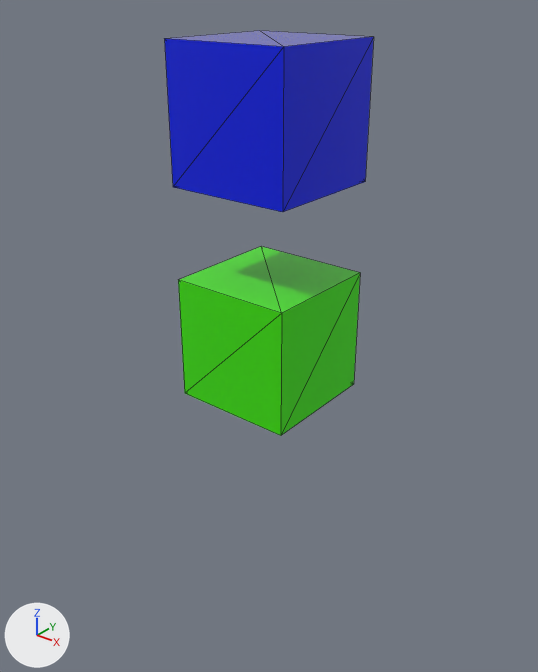
One commit to the OBJ model assets/meshes/Cube.001.obj: the scene before it, then after it.
Before and after are seen from a camera (50 mm lens) standing at (6.72, -4.62, 5.2) and looking at (-0.11, 3.92, -0.1). The axes (+X, +Y, +Z) are drawn at lower left. The lights are the same throughout. Mesh edges are drawn as thin lines. Where no turn or scale is listed for an object, it has been applied to the vertices.
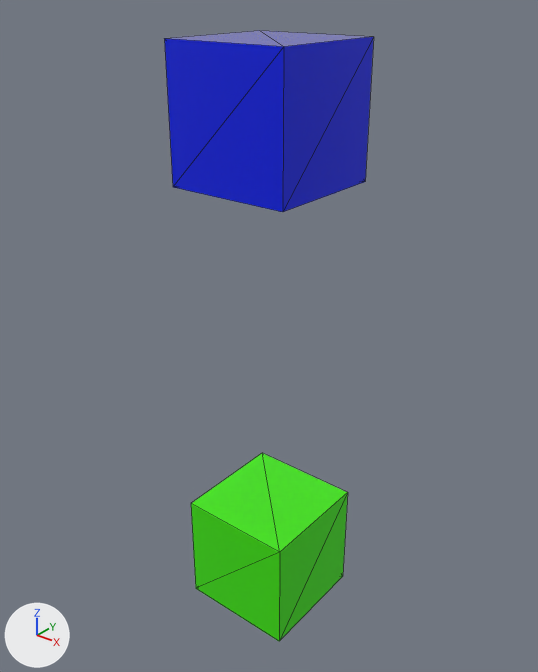
The change in detail:
me_cube_001 has 16 vertices, 24 faces and spans x -1.0..1.0, y 2.81..4.81, z -1.0..4.43.
me_cube_001 is used by ob_cube_001; location (0.0, 0.0, 0.0).
me_cube_001 part 1: the loose piece of 8 vertices spanning x -1.0..1.0, y 2.81..4.81, z -1.0..1.0 is moved by (0.0, 0.0, -4.25).

Location of each change, (x1, y1, x2, y2) in pixels of the pictures (538 x 672 px; the box of a moved part takes in the faces that stretch with it):
'Cube.001', reshaped (50% taller)
    before: (164, 30, 374, 436)
    after: (164, 30, 374, 641)
part 1 of me_cube_001, moved or reshaped
    before: (178, 246, 360, 436)
    after: (191, 453, 348, 641)
